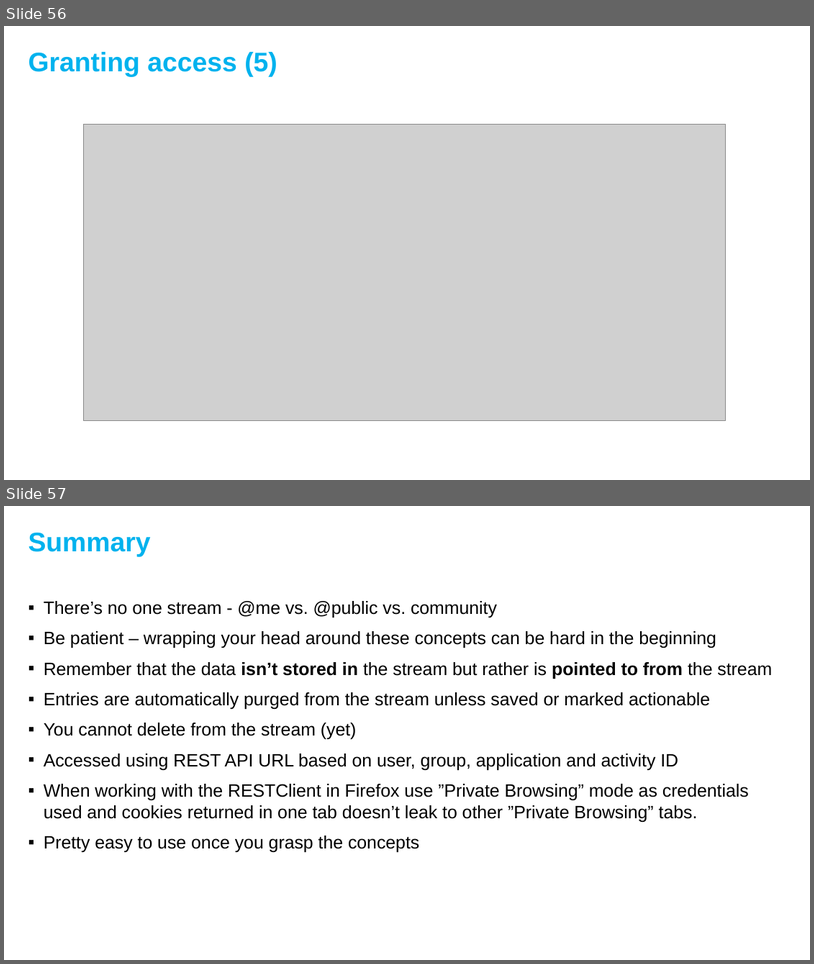
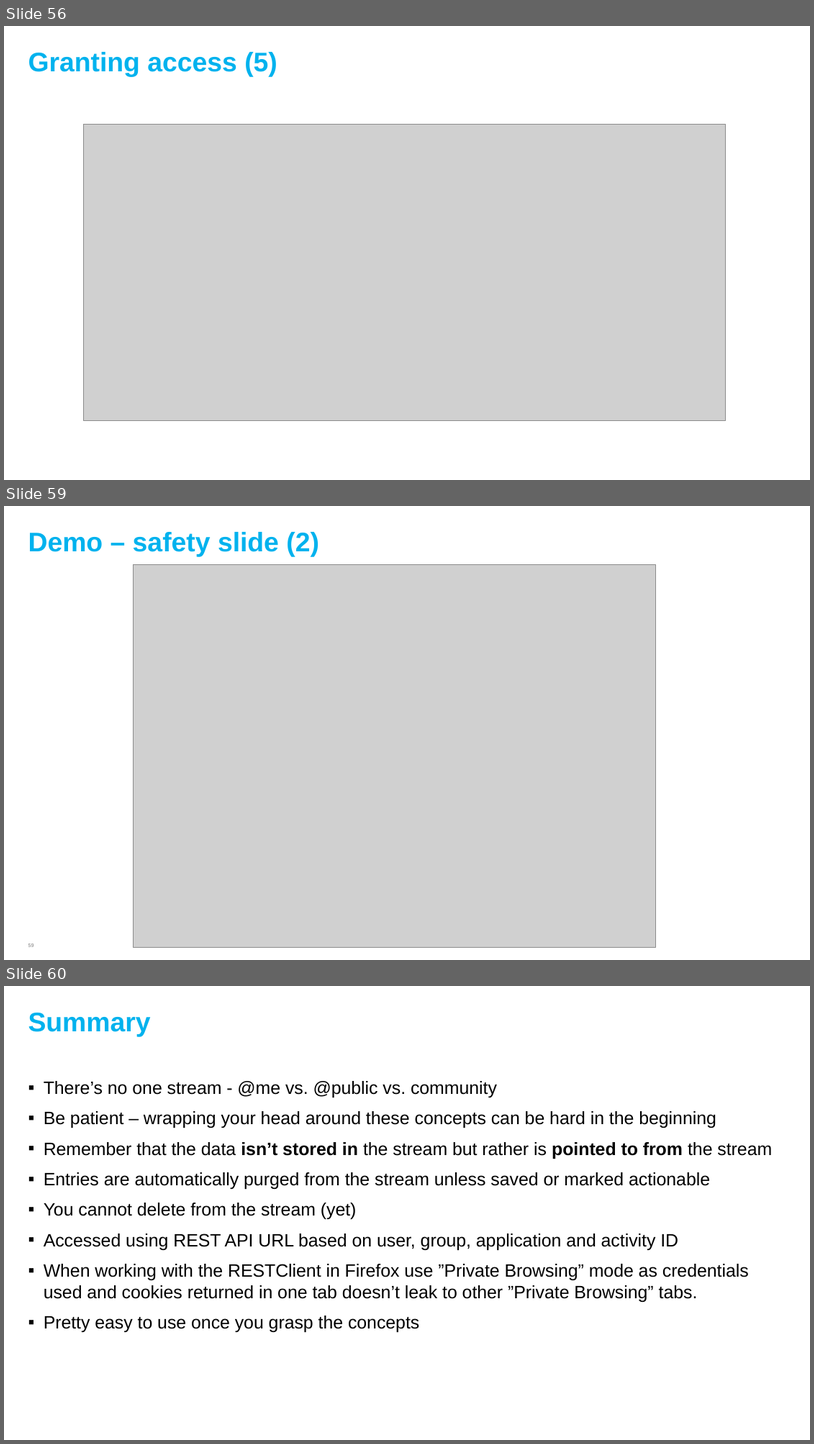
Before and after one commit to lekkimworld/IC14_BP301, a slide deck: BP301 - An introduction to working with the Activity Stream.pptx. Shown one above the other, each under a label of ours: slides 56 and 57 before the commit, slides 56, 59 and 60 after it; the slides between them are not shown. The pictures are 814x964 and 814x1444 pixels, drawn with LibreOffice and Linux fonts; fonts in the diff are those of the drawing; grey boxes stand for pictures; background and template pictures are left out. Boxes give left, top, right and bottom in pixels: in the first picture for what was removed or moved away, otherwise in the second. Text is boxed around its words. In the diff, an @@ line names an element or a change of style, - is before the commit and + after.

Commit message:
add demo safety slides

```diff
--- a/BP301 - An introduction to working with the Activity Stream.pptx
+++ b/BP301 - An introduction to working with the Activity Stream.pptx
@@ slide 59 added at <box>4,506,810,960</box>, background #FFFFFF @@
@@ title added at <box>28,532,319,556</box>, 24 pt, text #00B2EE, bold @@
+Demo – safety slide (2)
@@ picture added at <box>133,565,656,948</box> @@
@@ page number added at <box>28,944,34,947</box>, 8 pt, text #7F7F7F @@
+59
@@ what was slide 57 is now slide 60 @@
```
Also in this commit, not shown: 2 other slides added.
